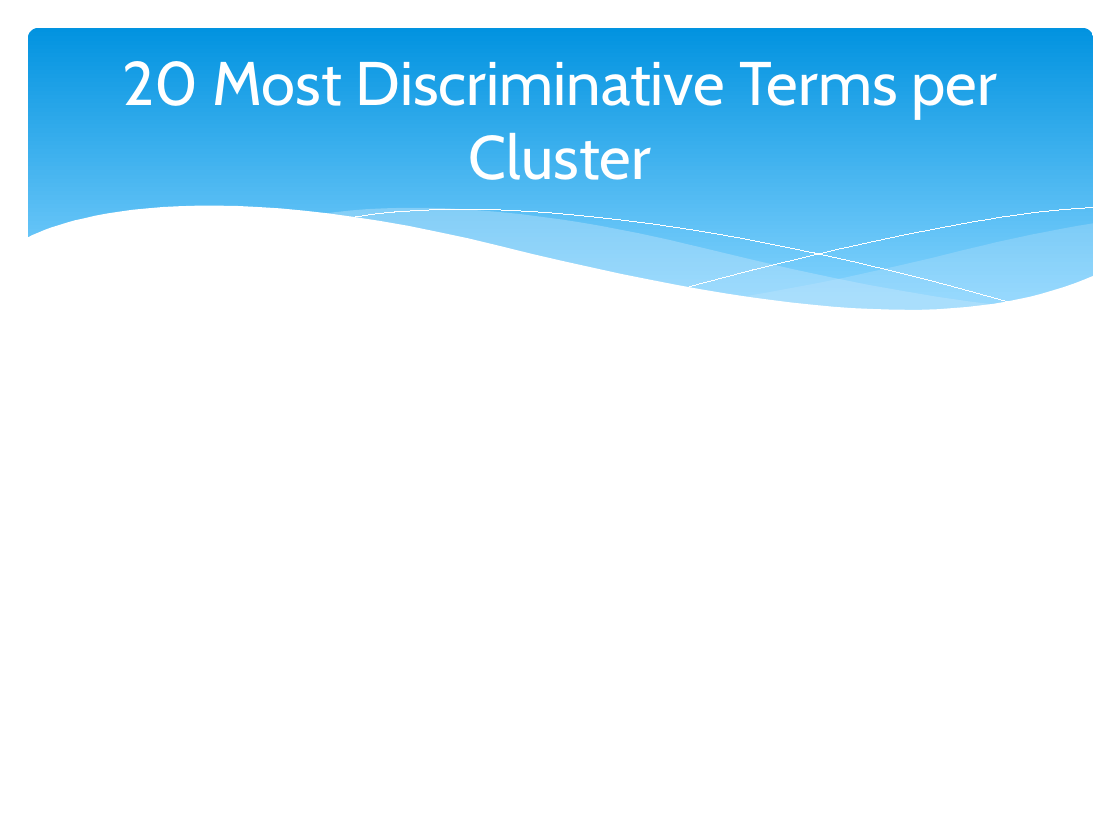
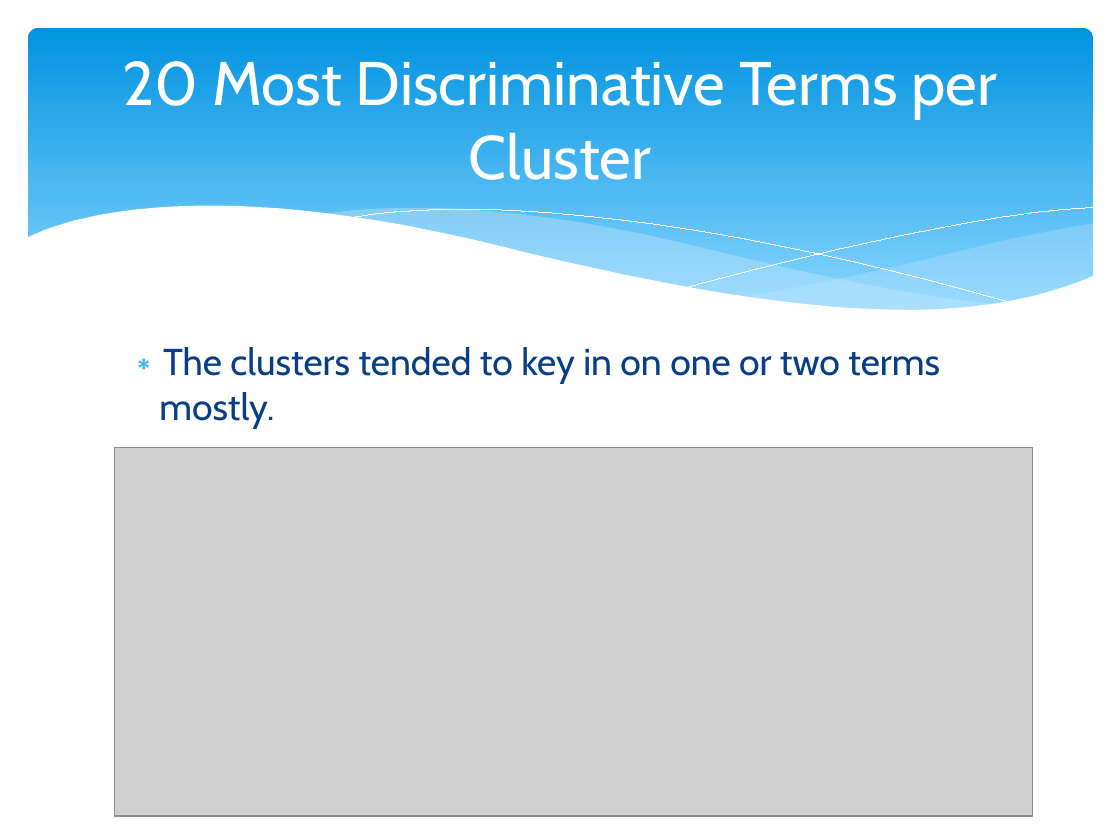
Before and after one commit to Mletter1/Challenge1, a slide deck: slide 15 of Presentation.pptx (slide 12 before the commit). Drawn at 1120x840 pixels with LibreOffice and Linux fonts; fonts in the diff are those of the drawing; grey boxes stand for pictures. Boxes give left, top, right and bottom in pixels: in the first picture for what was removed or moved away, otherwise in the second. Text is boxed around its words. In the diff, an @@ line names an element or a change of style, - is before the commit and + after.

```diff
--- a/Presentation.pptx
+++ b/Presentation.pptx
@@ text added at [159,347,940,428], 24 pt, text #073E87 @@
+∗ The clusters tended to key in on one or two terms mostly.
@@ picture added at [114,448,1033,816] @@
```
Also in this commit, not shown: 1 other slide changed, 4 slides added, 1 other file.
